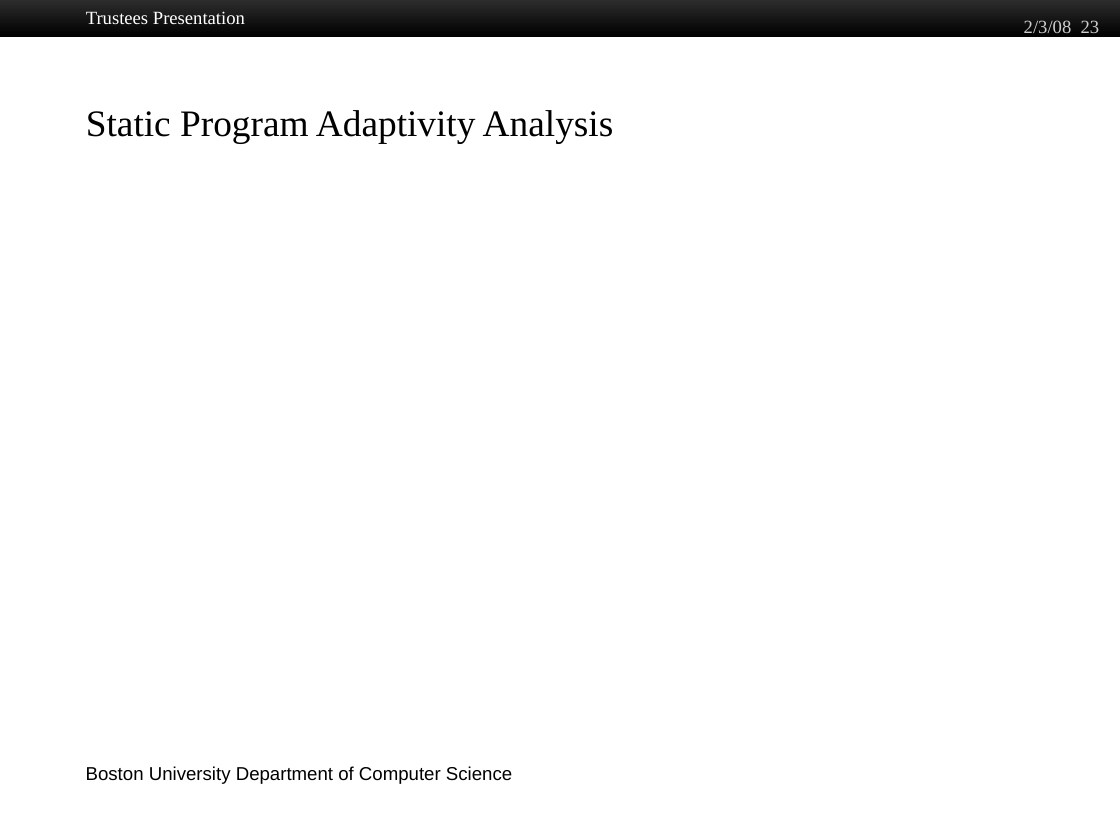
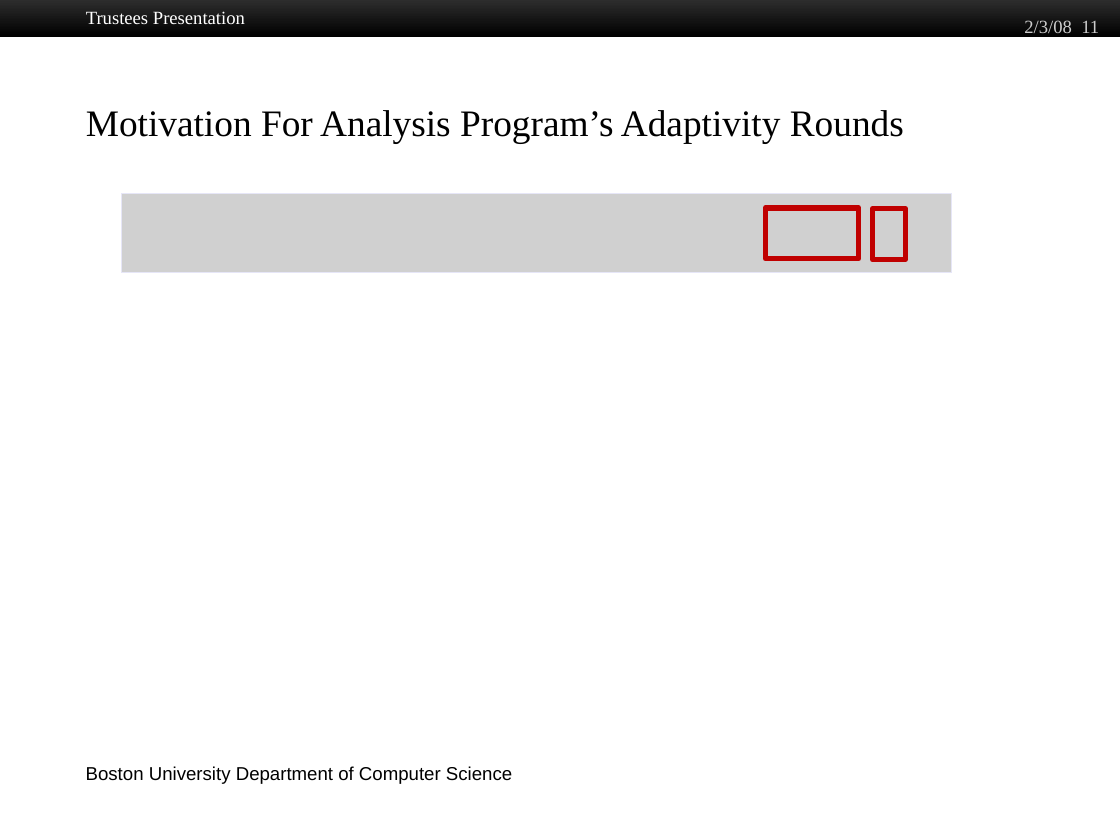
Before and after one commit to jiawenliu/PhD, a slide deck: slide 11 of CS/Prospectus/Slides/Jiawen Liu.pptx (slide 23 before the commit). Drawn at 1120x840 pixels with LibreOffice and Linux fonts; fonts in the diff are those of the drawing; grey boxes stand for pictures; background and template pictures are left out. Boxes give left, top, right and bottom in pixels: in the first picture for what was removed or moved away, otherwise in the second. Text is boxed around its words. In the diff, an @@ line names an element or a change of style, - is before the commit and + after.

```diff
--- a/CS/Prospectus/Slides/Jiawen Liu.pptx
+++ b/CS/Prospectus/Slides/Jiawen Liu.pptx
@@ text at bbox=[1024, 20, 1099, 38]: text changed @@
-2/3/08 23
+2/3/08 11
@@ title at bbox=[86, 110, 904, 143]: text changed @@
-Static Program Adaptivity Analysis
+Motivation For Analysis Program’s Adaptivity Rounds
@@ picture added at bbox=[121, 194, 952, 273] @@
@@ rectangle added at bbox=[765, 208, 858, 259], outline #C00000 3.5 pt @@
@@ rectangle added at bbox=[872, 208, 905, 259], outline #C00000 3.5 pt @@
```
Also in this commit, not shown: 17 other slides changed, 24 slides added, 4 slides removed, 37 other files.
